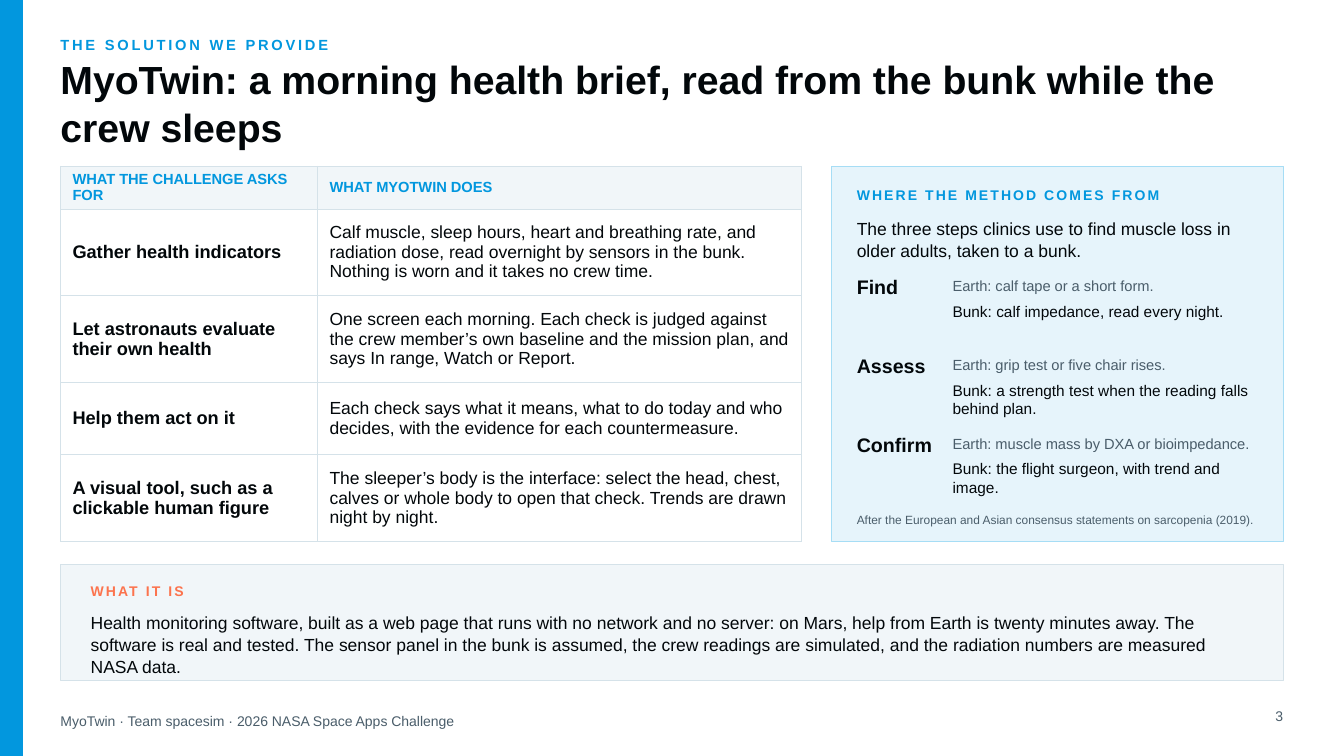
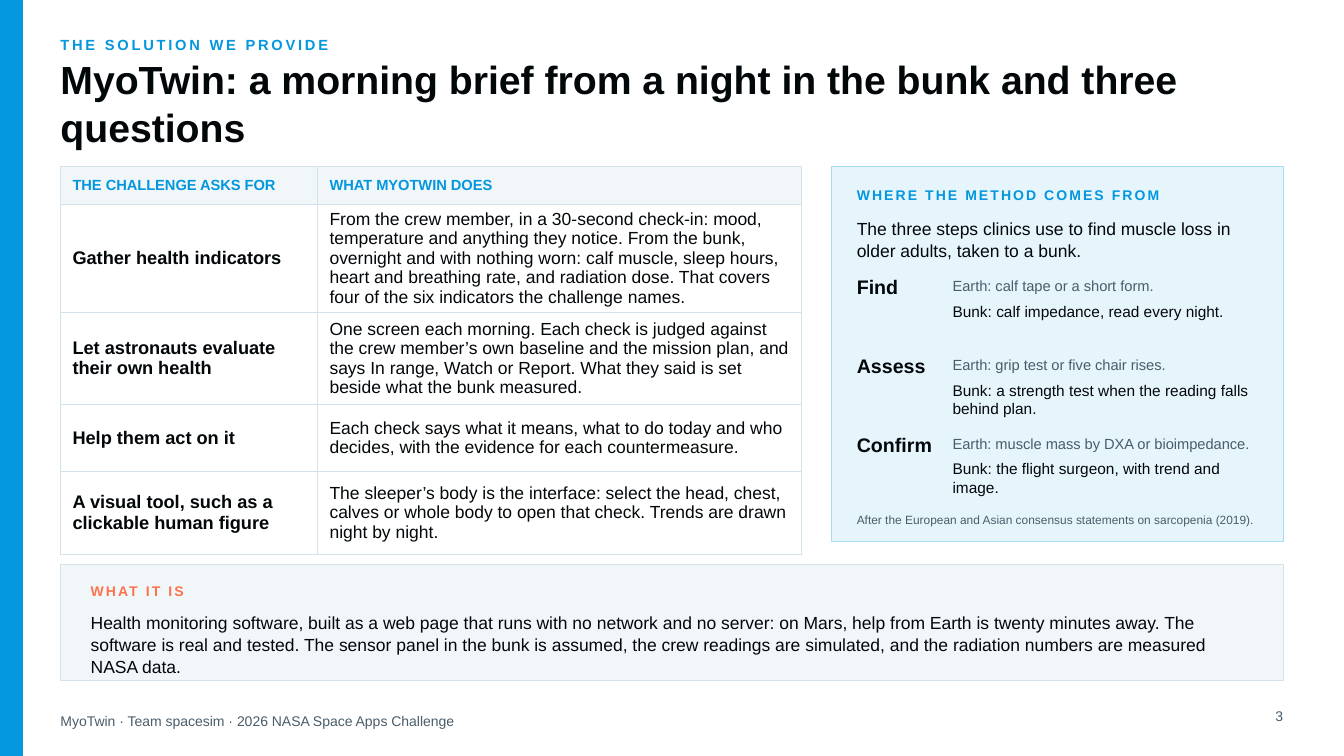
Before and after one commit to KAODB/myotwin, a slide deck: slide 3 of demo/slides/MyoTwin-demo.pptx. Drawn at 1344x756 pixels with LibreOffice and Linux fonts; fonts in the diff are those of the drawing. Boxes give left, top, right and bottom in pixels: in the first picture for what was removed or moved away, otherwise in the second. Text is boxed around its words. In the diff, an @@ line names an element or a change of style, - is before the commit and + after.

```diff
--- a/demo/slides/MyoTwin-demo.pptx
+++ b/demo/slides/MyoTwin-demo.pptx
@@ title at [60, 65, 1177, 150]: text changed @@
-MyoTwin: a morning health brief, read from the bunk while the crew sleeps
+MyoTwin: a morning brief from a night in the bunk and three questions
@@ table at [60, 166, 802, 546] @@
-row 1, column 1: WHAT THE CHALLENGE ASKS FOR
+row 1, column 1: THE CHALLENGE ASKS FOR
-row 2, column 2: Calf muscle, sleep hours, heart and breathing rate, and radiation dose, read overnight by sensors in the bunk. Nothing is worn and it takes no crew time.
+row 2, column 2: From the crew member, in a 30-second check-in: mood, temperature and anything they notice. From the bunk, overnight and with nothing worn: calf muscle, sleep hours, heart and breathing rate, and radiation dose. That covers four of the six indicators the challenge names.
-row 3, column 2: One screen each morning. Each check is judged against the crew member’s own baseline and the mission plan, and says In range, Watch or Report.
+row 3, column 2: One screen each morning. Each check is judged against the crew member’s own baseline and the mission plan, and says In range, Watch or Report. What they said is set beside what the bunk measured.
```
Also in this commit, not shown: 3 other slides changed, 11 other files.
